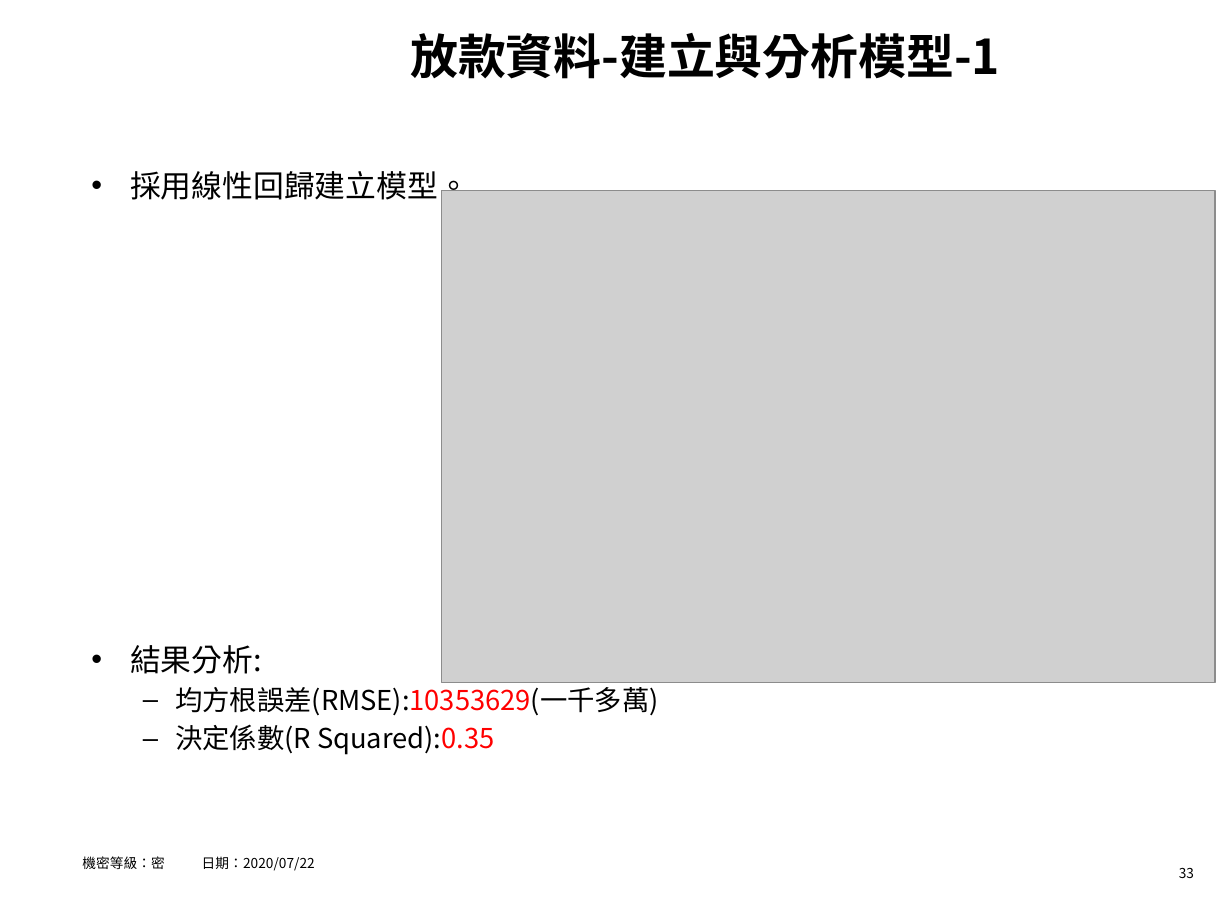
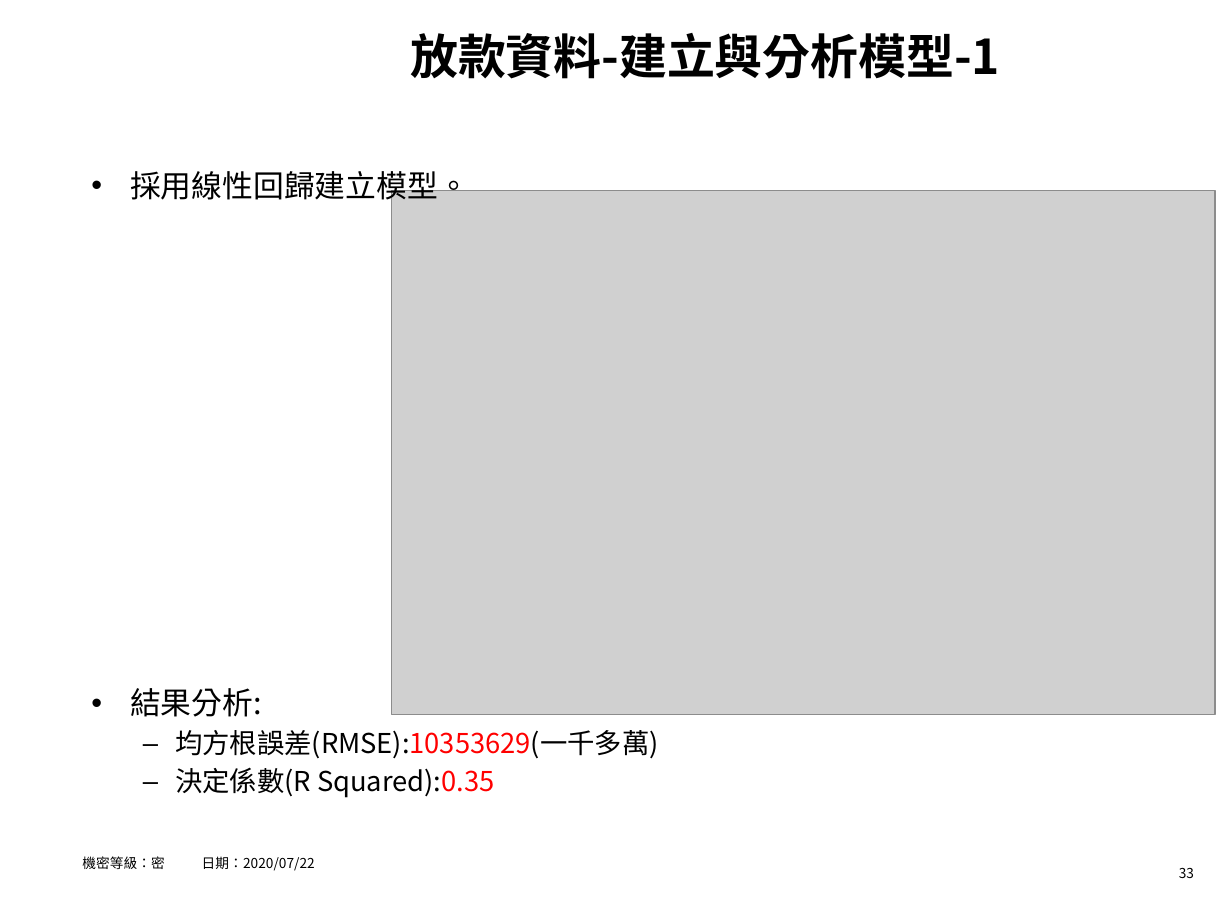
Before and after one commit to hrne/FINAL_REPORT, a slide deck: slide 33 of AI_Report/AI應用-不動產價格預測.pptx. Drawn at 1232x924 pixels with LibreOffice and Linux fonts; fonts in the diff are those of the drawing; grey boxes stand for pictures; background and template pictures are left out. Boxes give left, top, right and bottom in pixels: in the first picture for what was removed or moved away, otherwise in the second. Text is boxed around its words. In the diff, an @@ line names an element or a change of style, - is before the commit and + after.

```diff
--- a/AI_Report/AI應用-不動產價格預測.pptx
+++ b/AI_Report/AI應用-不動產價格預測.pptx
@@ text "採用線性回歸建立模型。" rewrapped from (130, 171, 658, 755) to (130, 171, 658, 798) @@
@@ picture: place and size @@
-picture at (441, 191, 1215, 683)
+picture at (392, 191, 1216, 715)
```
Also in this commit, not shown: 3 other slides changed, 1 slide added.
